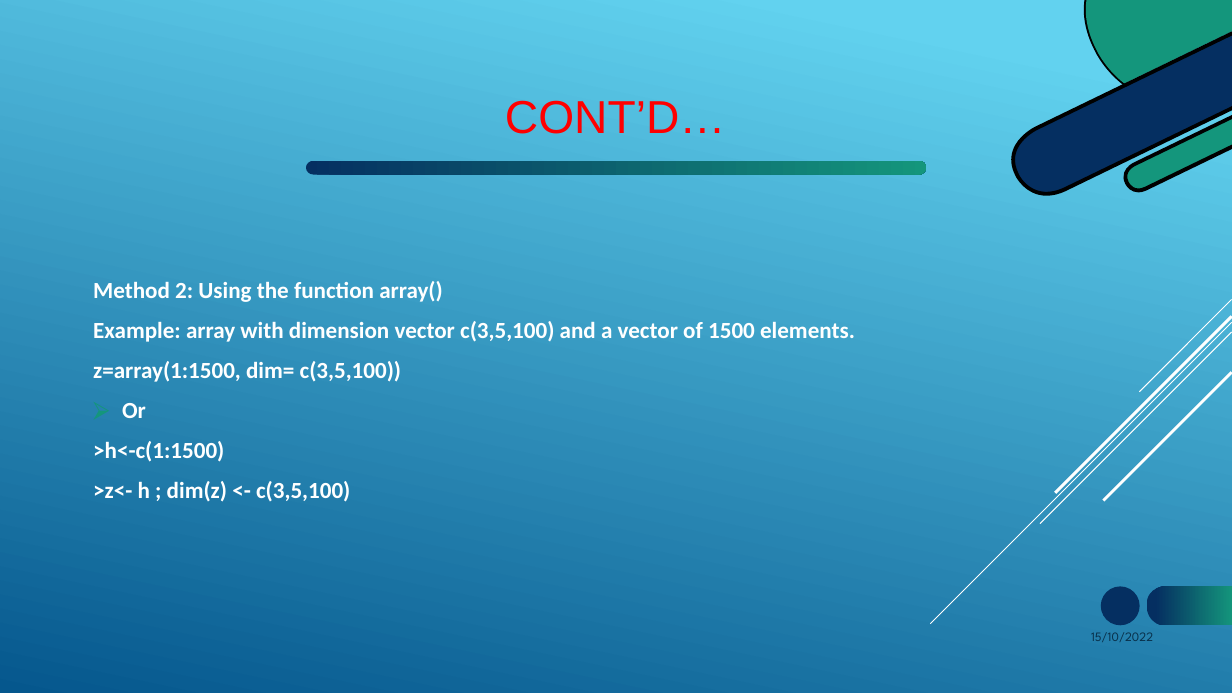
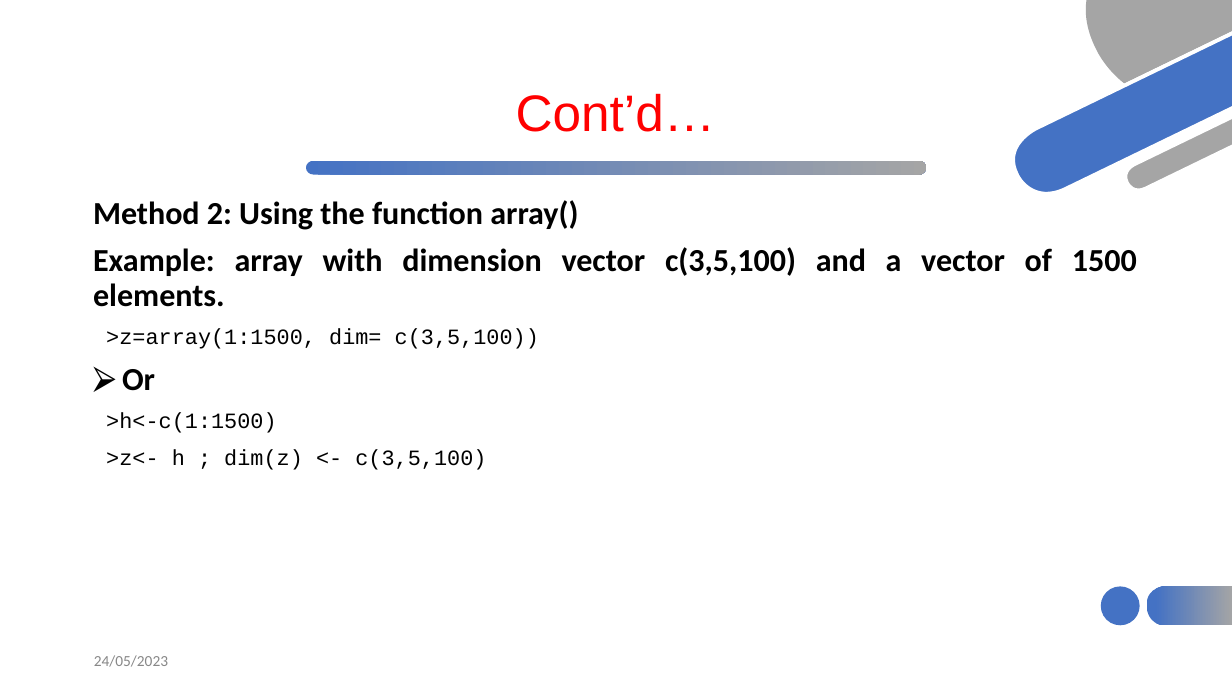
Before and after one commit to HaymanotB/himsite, a slide deck: slide 24 of lecture/RStudio_material.pptx. Drawn at 1232x693 pixels with LibreOffice and Linux fonts; fonts in the diff are those of the drawing. Boxes give left, top, right and bottom in pixels: in the first picture for what was removed or moved away, otherwise in the second. Text is boxed around its words. In the diff, an @@ line names an element or a change of style, - is before the commit and + after.

```diff
--- a/lecture/RStudio_material.pptx
+++ b/lecture/RStudio_material.pptx
@@ background gradient #62D2EF to #05578D to #FFFFFF @@
@@ freeform shape at [1085,0,1232,84]: fill #14967C to #A5A5A5 @@
@@ fill #000000 to #FFFFFF in 3 elements at [1083,0,1231,101], [1123,114,1232,192], [1011,30,1232,196] @@
@@ freeform shape at [1013,32,1232,193]: fill #052F61 to #4472C4 @@
@@ title at [516,93,716,132]: text changed; size 36 to 40 pt @@
-CONT’D…
+Cont’d…
@@ freeform shape at [1125,116,1232,190]: fill #14967C to #A5A5A5 @@
@@ freeform shape at [305,160,927,176]: fill gradient #052F61 to #14967C to gradient #4472C4 to #A5A5A5 @@
@@ text "Method 2: Using the function ..." at [93,200,1137,470]: vertical alignment middle to top @@
@@ text at [93,200,1137,470]: size 18 to 25 pt in "Method 2: Using the function array()", "Example: array with dimension vector c(3,5,100) and ...", "Or"; text colour #FFFFFF to #000000 in "Method 2: Using the function array()", "Example: array with dimension vector c(3,5,100) and ...", "Or", ">h<-c(1:1500)" and 1 more places; size 18 to 17 pt, font Calibri to Courier New, bold off in ">h<-c(1:1500)", ">z<- h ; dim(z) <- c(3,5,100)"; line spacing 1 to 0.9; bullet colour #FFFFFF to #000000 @@
@@ text at [106,329,539,349]: text changed; size 18 to 17 pt; font Calibri to Courier New; text colour #FFFFFF to #000000; bold off @@
-z=array(1:1500, dim= c(3,5,100))
+>z=array(1:1500, dim= c(3,5,100))
@@ group removed at [931,299,1232,624]: 5 lines @@
@@ ellipse at [1101,587,1140,626]: fill #052F61 to #4472C4 @@
@@ freeform shape at [1146,585,1232,627]: fill gradient #052F61 to #14967C to gradient #4472C4 to #A5A5A5 @@
@@ text added at [94,655,168,667], 12 pt, text #888888 @@
+24/05/2023
@@ text removed at [1091,632,1153,642] @@
-15/10/2022
```
Also in this commit, not shown: 30 other slides changed, 1 slide added, 4 other files.
